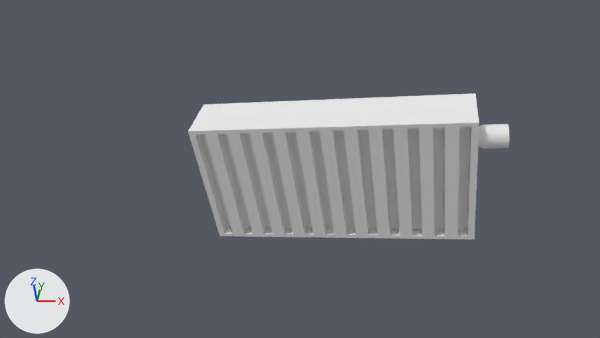
The Blender file Vision/assets/Models/heater1.blend as it was, and as the next commit left it.
Before and after are seen from the file's camera 'Camera'. Every picture has the same lights, and +X, +Y and +Z are marked at lower left.
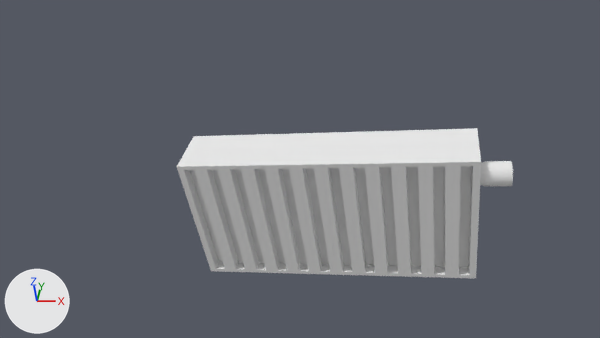
Commit message: join heater object meshes

What differs and where, as boxes (x1, y1, x2, y2) in the pictures (600 x 338 px):
'Cube.001', reshaped, moved, rescaled (1148% wider): before (426, 94, 452, 239); after (177, 128, 513, 278)
'Cube', deleted: before (451, 93, 479, 239)
'Cube.002', deleted: before (400, 95, 428, 239)
'Cube.003', deleted: before (375, 96, 406, 239)
'Cube.007', deleted: before (350, 97, 384, 238)
'Cube.006', deleted: before (325, 98, 362, 238)
'Cube.005', deleted: before (302, 99, 341, 238)
'Cube.004', deleted: before (278, 100, 320, 237)
'Cube.008', deleted: before (255, 101, 299, 237)
'Cube.009', deleted: before (232, 102, 279, 237)
'Cube.010', deleted: before (210, 103, 259, 237)
'Cube.011', deleted: before (188, 104, 239, 236)
'Cylinder', deleted: before (478, 124, 509, 149)
part 1 of me_cube, added: after (177, 136, 231, 272)
part 2 of me_cube, added: after (199, 135, 251, 272)
part 3 of me_cube, added: after (223, 134, 272, 273)
part 4 of me_cube, added: after (246, 134, 293, 273)
part 5 of me_cube, added: after (345, 131, 382, 276)
part 6 of me_cube, added: after (320, 132, 359, 275)
part 7 of me_cube, added: after (295, 133, 337, 275)
part 8 of me_cube, added: after (270, 133, 315, 274)
part 9 of me_cube, added: after (372, 131, 405, 276)
part 10 of me_cube, added: after (451, 128, 481, 278)
part 11 of me_cube, added: after (480, 161, 513, 186)
part 12 of me_cube, built on: before (188, 93, 479, 239); after (398, 129, 453, 278)

Edits to the bpy script that builds the scene:
```text
Change me_cube:
    used by ob_cube_001; location = (0.324, -0.067, 0.195); rotation_euler = (0.0, 0.0, 3.142), in degrees (0, 0, 180); scale = (0.0326, 0.0737, 0.2)
    remove me_cube.from_pydata(...)  # 24 vertices, 22 faces; spans x -1.0..1.0, y -1.0..1.0, z -1.0..1.0
    add me_cube.from_pydata(...)  # 386 vertices, 392 faces; spans x -5.5..21.01, y -1.0..1.0, z -1.0..1.0
    me_cube part 1: the loose piece of 24 vertices spanning x -1.0..1.0, y -1.0..1.0, z -1.0..1.0 is copied, and the copy is moved by (20.01, 0.0, 0.0); it spans x 19.01..21.01, y -1.0..1.0, z -1.0..1.0
    me_cube part 2: the loose piece of 24 vertices spanning x -1.0..1.0, y -1.0..1.0, z -1.0..1.0 is copied, and the copy is moved by (18.01, 0.0, 0.0); it spans x 17.01..19.01, y -1.0..1.0, z -1.0..1.0
    me_cube part 3: the loose piece of 24 vertices spanning x -1.0..1.0, y -1.0..1.0, z -1.0..1.0 is copied, and the copy is moved by (16.01, 0.0, 0.0); it spans x 15.01..17.01, y -1.0..1.0, z -1.0..1.0
    me_cube part 4: the loose piece of 24 vertices spanning x -1.0..1.0, y -1.0..1.0, z -1.0..1.0 is copied, and the copy is moved by (14.01, 0.0, 0.0); it spans x 13.01..15.01, y -1.0..1.0, z -1.0..1.0
    me_cube part 5: the loose piece of 24 vertices spanning x -1.0..1.0, y -1.0..1.0, z -1.0..1.0 is copied, and the copy is moved by (6.0, 0.0, 0.0); it spans x 5.0..7.0, y -1.0..1.0, z -1.0..1.0
    me_cube part 6: the loose piece of 24 vertices spanning x -1.0..1.0, y -1.0..1.0, z -1.0..1.0 is copied, and the copy is moved by (8.01, 0.0, 0.0); it spans x 7.01..9.01, y -1.0..1.0, z -1.0..1.0
    me_cube part 7: the loose piece of 24 vertices spanning x -1.0..1.0, y -1.0..1.0, z -1.0..1.0 is copied, and the copy is moved by (10.01, 0.0, 0.0); it spans x 9.01..11.01, y -1.0..1.0, z -1.0..1.0
    me_cube part 8: the loose piece of 24 vertices spanning x -1.0..1.0, y -1.0..1.0, z -1.0..1.0 is copied, and the copy is moved by (12.01, 0.0, 0.0); it spans x 11.01..13.01, y -1.0..1.0, z -1.0..1.0
    me_cube part 9: the loose piece of 24 vertices spanning x -1.0..1.0, y -1.0..1.0, z -1.0..1.0 is copied, and the copy is moved by (4.0, 0.0, 0.0); it spans x 3.0..5.0, y -1.0..1.0, z -1.0..1.0
    me_cube part 10: the loose piece of 24 vertices spanning x -1.0..1.0, y -1.0..1.0, z -1.0..1.0 is copied, and the copy is moved by (-2.0, 0.0, 0.0); it spans x -3.0..-1.0, y -1.0..1.0, z -1.0..1.0
    me_cube part 11: a new loose piece of 98 vertices spanning x -5.5..-2.97, y -0.44..0.43, z 0.38..0.7, in mat_material (white #e7e7e7)
    me_cube part 12
    9 faces are deleted
    8 vertices are added at x 1.55, y -1.0..1.0, z -0.94..0.94
    8 new vertices lie (2.0, 0.0, 0.0) away from vertices in x -1.0..1.0, y -1.0..1.0, z -1.0..1.0
    8 new vertices lie (0.9, 0.0, 0.0) away from vertices in x 1.55, y -1.0..1.0, z -0.94..0.94
    31 new faces join them
Remove ob_cube_011:
    ob_cube_011 = bpy.data.objects.new('Cube.011', me_cube)
Remove ob_cube_010:
    ob_cube_010 = bpy.data.objects.new('Cube.010', me_cube)
Remove ob_cube_009:
    ob_cube_009 = bpy.data.objects.new('Cube.009', me_cube)
Remove ob_cube_008:
    ob_cube_008 = bpy.data.objects.new('Cube.008', me_cube)
Remove ob_cube_007:
    ob_cube_007 = bpy.data.objects.new('Cube.007', me_cube)
Remove ob_cube_006:
    ob_cube_006 = bpy.data.objects.new('Cube.006', me_cube)
Remove ob_cube_005:
    ob_cube_005 = bpy.data.objects.new('Cube.005', me_cube)
Remove ob_cube_004:
    ob_cube_004 = bpy.data.objects.new('Cube.004', me_cube)
Remove ob_cube_003:
    ob_cube_003 = bpy.data.objects.new('Cube.003', me_cube)
Remove ob_cube_002:
    ob_cube_002 = bpy.data.objects.new('Cube.002', me_cube)
Change ob_cube_001:
    ob_cube_001.location: (0.324, -0.067, 0.195) -> (0.324, -0.002, 0.003)
    ob_cube_001.scale: (0.0326, 0.0737, 0.2) -> (0.0374, 0.0846, 0.23)
Remove ob_cylinder:
    ob_cylinder = bpy.data.objects.new('Cylinder', me_cylinder_002)
Remove ob_cube:
    ob_cube = bpy.data.objects.new('Cube', me_cube)
```
